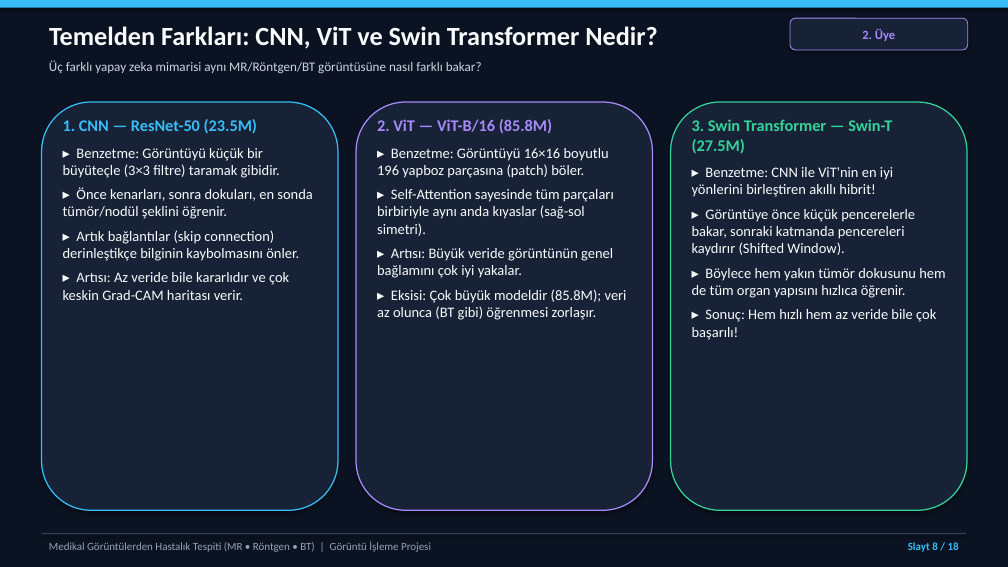
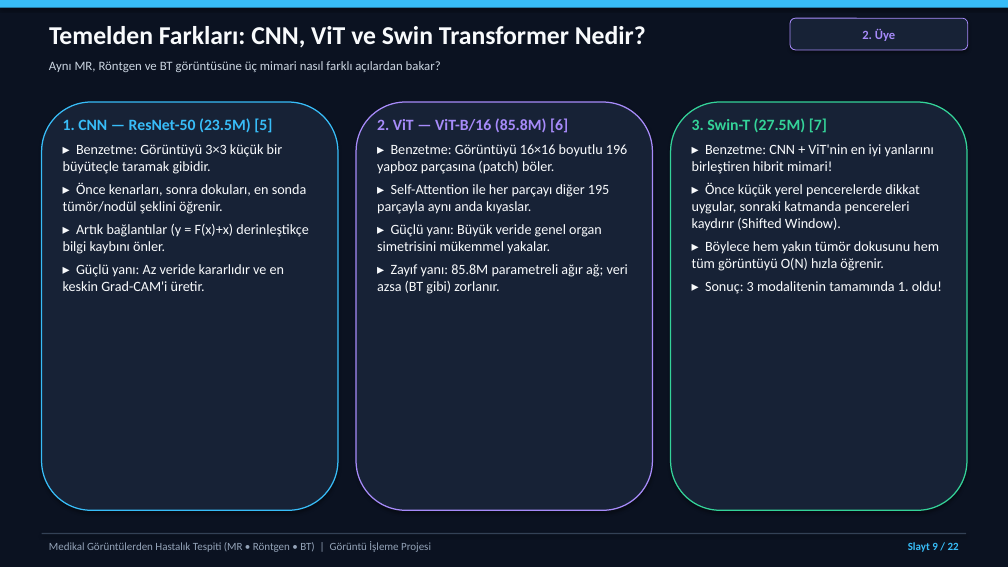
Before and after one commit to berkay01akin/medeical_disase_dedect, a slide deck: slide 9 of docs/Sunum_Medikal_Goruntu_Tespiti.pptx (slide 8 before the commit). Drawn at 1008x567 pixels with LibreOffice and Linux fonts; fonts in the diff are those of the drawing. Boxes give left, top, right and bottom in pixels: in the first picture for what was removed or moved away, otherwise in the second. Text is boxed around its words. In the diff, an @@ line names an element or a change of style, - is before the commit and + after.

```diff
--- a/docs/Sunum_Medikal_Goruntu_Tespiti.pptx
+++ b/docs/Sunum_Medikal_Goruntu_Tespiti.pptx
@@ text "Temelden Farkları: CNN, ViT ve ..." at bbox=[49, 26, 646, 48]: size 25 to 24.5 pt @@
@@ text at bbox=[49, 61, 441, 72]: text changed; size 12.5 to 12.2 pt @@
-Üç farklı yapay zeka mimarisi aynı MR/Röntgen/BT görüntüsüne nasıl farklı bakar?
+Aynı MR, Röntgen ve BT görüntüsüne üç mimari nasıl farklı açılardan bakar?
@@ text at bbox=[63, 118, 283, 174]: text changed; size 13.8 to 13.5 pt @@
-1. CNN — ResNet-50 (23.5M)
-▸ Benzetme: Görüntüyü küçük bir büyüteçle (3×3 filtre) taramak gibidir.
+1. CNN — ResNet-50 (23.5M) [5]
+▸ Benzetme: Görüntüyü 3×3 küçük bir büyüteçle taramak gibidir.
@@ text at bbox=[377, 118, 568, 133]: text changed; size 15.5 to 15 pt @@
-2. ViT — ViT-B/16 (85.8M)
+2. ViT — ViT-B/16 (85.8M) [6]
@@ text at bbox=[692, 118, 942, 294]: text changed; size 13.8 to 13.5 pt @@
-3. Swin Transformer — Swin-T (27.5M)
-▸ Benzetme: CNN ile ViT'nin en iyi yönlerini birleştiren akıllı hibrit!
-▸ Görüntüye önce küçük pencerelerle bakar, sonraki katmanda pencereleri kaydırır (Shifted Window).
-▸ Böylece hem yakın tümör dokusunu hem de tüm organ yapısını hızlıca öğrenir.
-▸ Sonuç: Hem hızlı hem az veride bile çok başarılı!
+3. Swin-T (27.5M) [7]
+▸ Benzetme: CNN + ViT'nin en iyi yanlarını birleştiren hibrit mimari!
+▸ Önce küçük yerel pencerelerde dikkat uygular, sonraki katmanda pencereleri kaydırır (Shifted Window).
+▸ Böylece hem yakın tümör dokusunu hem tüm görüntüyü O(N) hızla öğrenir.
+▸ Sonuç: 3 modalitenin tamamında 1. oldu!
@@ text at bbox=[377, 144, 627, 174]: size 13.8 to 13.5 pt in "▸ Benzetme: Görüntüyü 16×16 boyutlu 196 yapboz ..."; less space between paragraphs @@
@@ text at bbox=[63, 182, 307, 214]: size 13.8 to 13.5 pt in "▸ Önce kenarları, sonra dokuları, en sonda ..."; less space between paragraphs @@
@@ text at bbox=[377, 184, 628, 294]: text changed; size 13.8 to 13.5 pt @@
-▸ Self-Attention sayesinde tüm parçaları birbiriyle aynı anda kıyaslar (sağ-sol simetri).
-▸ Artısı: Büyük veride görüntünün genel bağlamını çok iyi yakalar.
-▸ Eksisi: Çok büyük modeldir (85.8M); veri az olunca (BT gibi) öğrenmesi zorlaşır.
+▸ Self-Attention ile her parçayı diğer 195 parçayla aynı anda kıyaslar.
+▸ Güçlü yanı: Büyük veride genel organ simetrisini mükemmel yakalar.
+▸ Zayıf yanı: 85.8M parametreli ağır ağ; veri azsa (BT gibi) zorlanır.
@@ text at bbox=[63, 224, 309, 291]: text changed; size 13.8 to 13.5 pt @@
-▸ Artık bağlantılar (skip connection) derinleştikçe bilginin kaybolmasını önler.
-▸ Artısı: Az veride bile kararlıdır ve çok keskin Grad-CAM haritası verir.
+▸ Artık bağlantılar (y = F(x)+x) derinleştikçe bilgi kaybını önler.
+▸ Güçlü yanı: Az veride kararlıdır ve en keskin Grad-CAM'i üretir.
@@ text at bbox=[908, 542, 959, 552]: text changed @@
-Slayt 8 / 18
+Slayt 9 / 22
```
Also in this commit, not shown: 15 other slides changed, 6 slides added, 2 slides removed, 6 other files.
